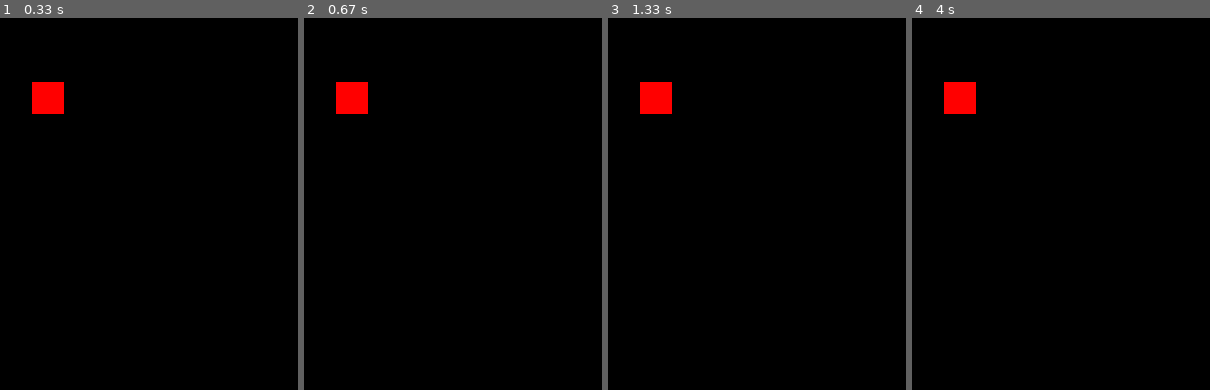
Above: before the commit, frames 1-4 (left to right).
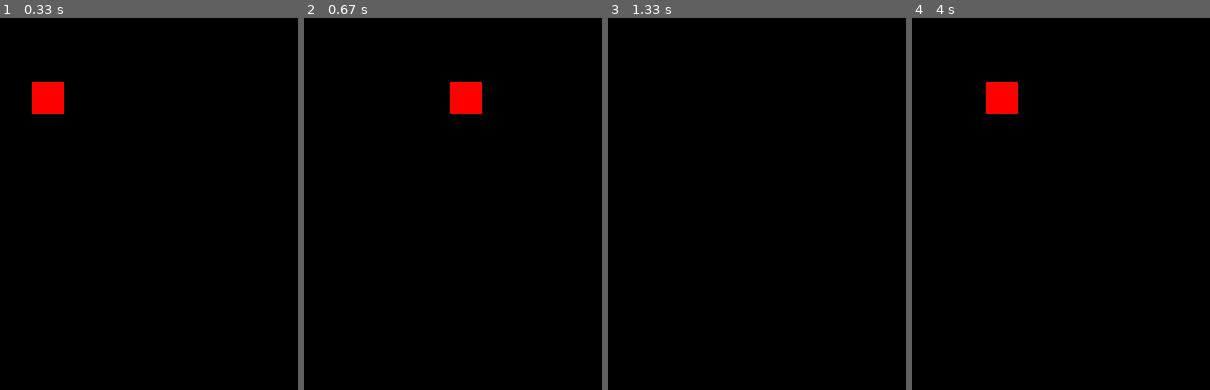
Above: after the commit, the same moments.

Repository: mdai008/pygame2022
Game: pygame game, started from src/main.py
The game is run twice, just before and just after one commit, with the same random seed, the same clock (stepped at 60 frames per second) and the same inputs.
Inputs:
- Up to frame 1 (0.33 s): no input
- Up to frame 2 (0.67 s): hold D from 0.33 s (still down)
- Up to frame 3 (1.33 s): release D at 0.8 s; hold W 0.83-1.13 s
- Up to frame 4 (4 s): hold A 1.67-2.2 s; hold S 2.23-2.53 s; hold A 2.57-2.97 s; hold D from 3.4 s (still down)

Frame 1 is identical in both runs. In frame 2, 1.8% of the frame differs, in the area x 10-60%, y 17-26%; in frame 3, 0.9%; in frame 4, 1.8%.

Commit message:
add movement

Diff:
--- a/src/sprites.py
+++ b/src/sprites.py
@@ -8,6 +8,7 @@
 TILE_SIZE = 16
 FPS = 60
 PLAYER_LAYER = 1
+PLAYER_SPEED = 3
 RED = (255, 0, 0)
 BLACK = (0, 0, 0)
 
@@ -32,5 +33,28 @@
         self.rect.x = self._x
         self.rect.y = self._y
 
-    def update(self):
-        pass
+        self._xChange = 0
+        self._yChange = 0
+        self._facing = "down"
+
+    def update(self): #update character position
+        self.movement()
+        self.rect.x += self._xChange
+        self.rect.y += self._yChange
+        self._xChange = 0
+        self._yChange = 0
+
+    def movement(self): #player movement
+        keys = pg.key.get_pressed()
+        if keys[pg.K_a]:
+            self._xChange -= PLAYER_SPEED
+            self._facing = "left"
+        if keys[pg.K_d]:
+            self._xChange += PLAYER_SPEED
+            self._facing = "right"
+        if keys[pg.K_w]:
+            self._yChange -= PLAYER_SPEED
+            self._facing = "up"
+        if keys[pg.K_s]:
+            self._yChange += PLAYER_SPEED
+            self._facing = "down"
